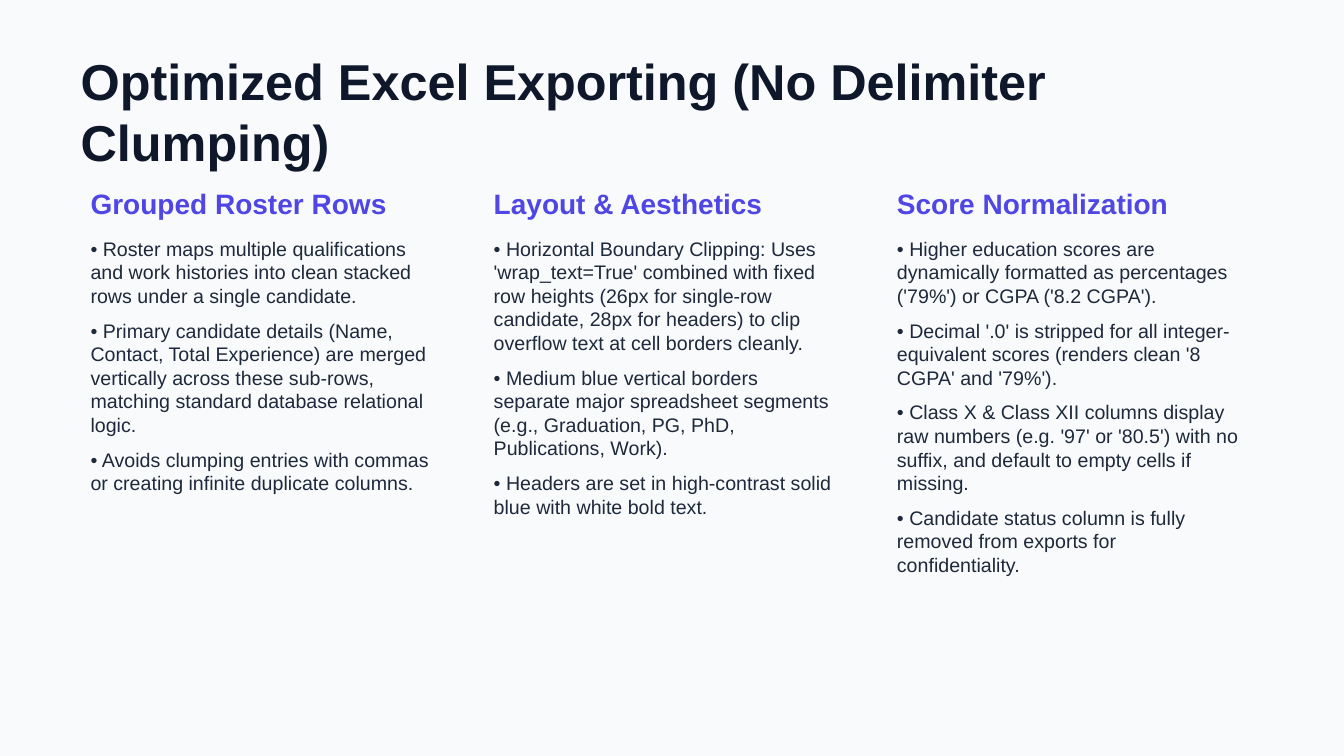
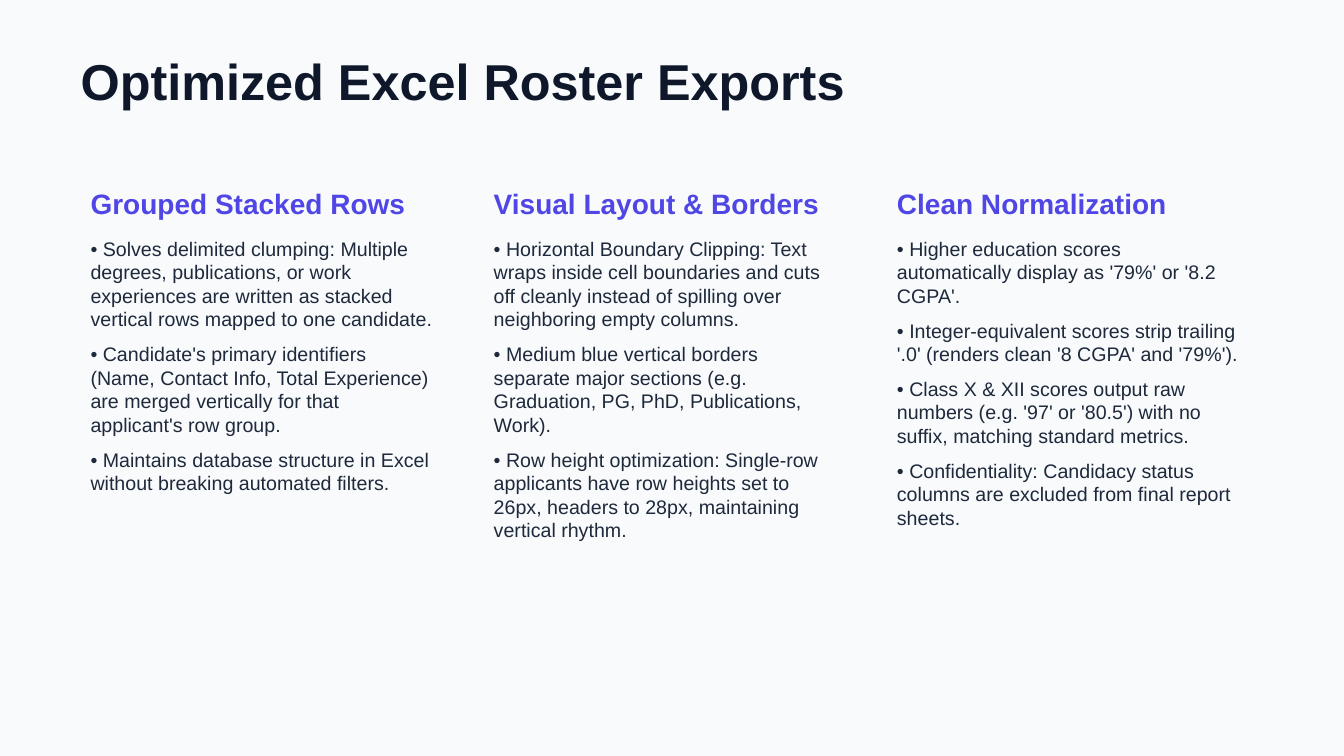
Before and after one commit to aws-ris/HR-Career-Portal, a slide deck: slide 6 of resources/HR_Portal_Presentation.pptx. Drawn at 1344x756 pixels with LibreOffice and Linux fonts; fonts in the diff are those of the drawing. Boxes give left, top, right and bottom in pixels: in the first picture for what was removed or moved away, otherwise in the second. Text is boxed around its words. In the diff, an @@ line names an element or a change of style, - is before the commit and + after.

```diff
--- a/resources/HR_Portal_Presentation.pptx
+++ b/resources/HR_Portal_Presentation.pptx
@@ text at (81,63,844,110): text changed @@
-Optimized Excel Exporting (No Delimiter Clumping)
+Optimized Excel Roster Exports
@@ text at (91,193,432,494): text changed @@
-Grouped Roster Rows
-• Roster maps multiple qualifications and work histories into clean stacked rows under a single candidate.
-• Primary candidate details (Name, Contact, Total Experience) are merged vertically across these sub-rows, matching standard database relational logic.
-• Avoids clumping entries with commas or creating infinite duplicate columns.
+Grouped Stacked Rows
+• Solves delimited clumping: Multiple degrees, publications, or work experiences are written as stacked vertical rows mapped to one candidate.
+• Candidate's primary identifiers (Name, Contact Info, Total Experience) are merged vertically for that applicant's row group.
+• Maintains database structure in Excel without breaking automated filters.
@@ text at (494,193,820,541): text changed @@
-Layout & Aesthetics
-• Horizontal Boundary Clipping: Uses 'wrap_text=True' combined with fixed row heights (26px for single-row candidate, 28px for headers) to clip overflow text at cell borders cleanly.
-• Medium blue vertical borders separate major spreadsheet segments (e.g., Graduation, PG, PhD, Publications, Work).
-• Headers are set in high-contrast solid blue with white bold text.
+Visual Layout & Borders
+• Horizontal Boundary Clipping: Text wraps inside cell boundaries and cuts off cleanly instead of spilling over neighboring empty columns.
+• Medium blue vertical borders separate major sections (e.g. Graduation, PG, PhD, Publications, Work).
+• Row height optimization: Single-row applicants have row heights set to 26px, headers to 28px, maintaining vertical rhythm.
@@ text at (897,193,1238,525): text changed @@
-Score Normalization
-• Higher education scores are dynamically formatted as percentages ('79%') or CGPA ('8.2 CGPA').
-• Decimal '.0' is stripped for all integer-equivalent scores (renders clean '8 CGPA' and '79%').
-• Class X & Class XII columns display raw numbers (e.g. '97' or '80.5') with no suffix, and default to empty cells if missing.
-• Candidate status column is fully removed from exports for confidentiality.
+Clean Normalization
+• Higher education scores automatically display as '79%' or '8.2 CGPA'.
+• Integer-equivalent scores strip trailing '.0' (renders clean '8 CGPA' and '79%').
+• Class X & XII scores output raw numbers (e.g. '97' or '80.5') with no suffix, matching standard metrics.
+• Confidentiality: Candidacy status columns are excluded from final report sheets.
```
Also in this commit, not shown: 3 other slides changed, 3 slides added, 4 slides removed.
